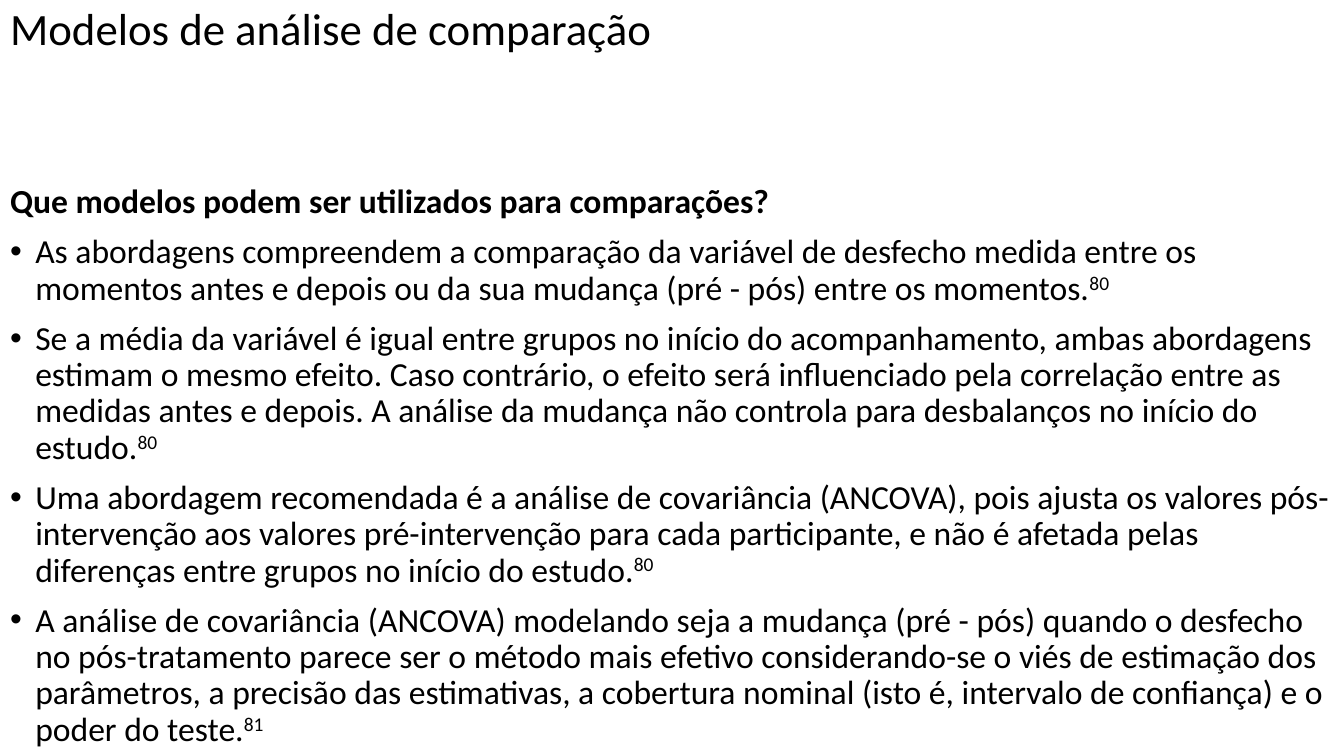
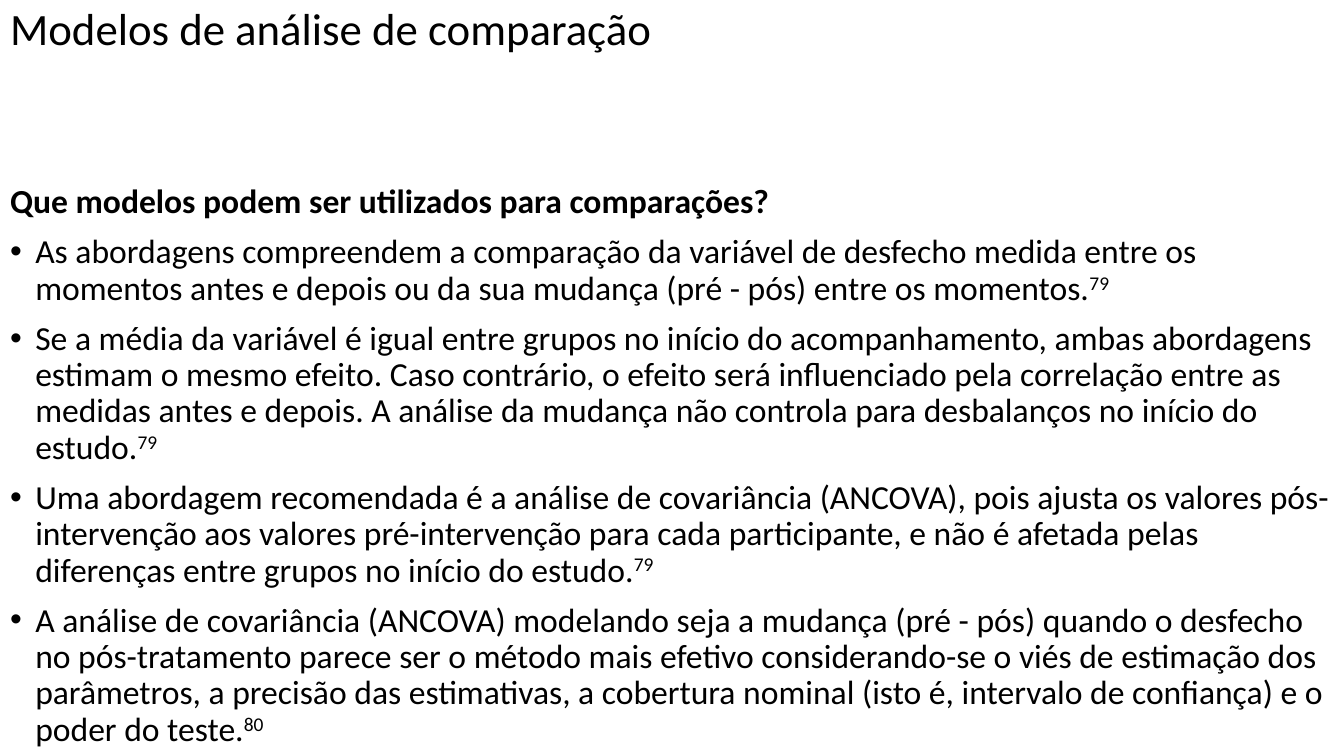
Before and after one commit to FerreiraAS/Ciencia-com-R, a slide deck: slide 72 of Ciência-com-R.pptx. Drawn at 1344x756 pixels with LibreOffice and Linux fonts; fonts in the diff are those of the drawing. Boxes give left, top, right and bottom in pixels: in the first picture for what was removed or moved away, otherwise in the second. Text is boxed around its words. In the diff, an @@ line names an element or a change of style, - is before the commit and + after.

```diff
--- a/Ciência-com-R.pptx
+++ b/Ciência-com-R.pptx
@@ text at <box>35,239,1329,747</box>: text changed @@
-• As abordagens compreendem a comparação da variável de desfecho medida entre os momentos antes e depois ou da sua mudança (pré - pós) entre os momentos.80
-• Se a média da variável é igual entre grupos no início do acompanhamento, ambas abordagens estimam o mesmo efeito. Caso contrário, o efeito será influenciado pela correlação entre as medidas antes e depois. A análise da mudança não controla para desbalanços no início do estudo.80
-• Uma abordagem recomendada é a análise de covariância (ANCOVA), pois ajusta os valores pós-intervenção aos valores pré-intervenção para cada participante, e não é afetada pelas diferenças entre grupos no início do estudo.80
-• A análise de covariância (ANCOVA) modelando seja a mudança (pré - pós) quando o desfecho no pós-tratamento parece ser o método mais efetivo considerando-se o viés de estimação dos parâmetros, a precisão das estimativas, a cobertura nominal (isto é, intervalo de confiança) e o poder do teste.81
-• Análise de variância (ANOVA) e modelos lineares mistos (MLM) são outras opções de métodos, embora apresentem maior variância, menor poder, e cobertura nominal comparados à ANCOVA.81
+• As abordagens compreendem a comparação da variável de desfecho medida entre os momentos antes e depois ou da sua mudança (pré - pós) entre os momentos.79
+• Se a média da variável é igual entre grupos no início do acompanhamento, ambas abordagens estimam o mesmo efeito. Caso contrário, o efeito será influenciado pela correlação entre as medidas antes e depois. A análise da mudança não controla para desbalanços no início do estudo.79
+• Uma abordagem recomendada é a análise de covariância (ANCOVA), pois ajusta os valores pós-intervenção aos valores pré-intervenção para cada participante, e não é afetada pelas diferenças entre grupos no início do estudo.79
+• A análise de covariância (ANCOVA) modelando seja a mudança (pré - pós) quando o desfecho no pós-tratamento parece ser o método mais efetivo considerando-se o viés de estimação dos parâmetros, a precisão das estimativas, a cobertura nominal (isto é, intervalo de confiança) e o poder do teste.80
+• Análise de variância (ANOVA) e modelos lineares mistos (MLM) são outras opções de métodos, embora apresentem maior variância, menor poder, e cobertura nominal comparados à ANCOVA.80
```
Also in this commit, not shown: 36 other slides changed, 2 slides added, 55 other files.
